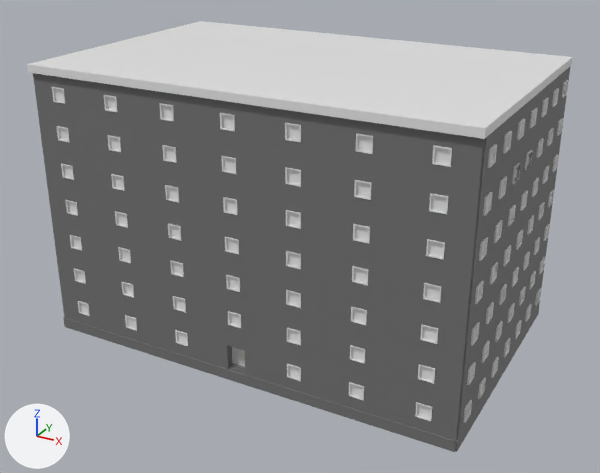
A saved change to the FBX model OSB3D/Assets/Prefabs/Import/Buildings/BCS40_F07_01.fbx.
Both versions are drawn from a camera (50 mm lens) standing at (67.0, -103.6, 40.7) and looking at (32.8, -41.5, 9.7). Every picture has the same lights, and +X, +Y and +Z are marked at lower left.

Names of what the first picture shows: 'BCS40_F07_01'.
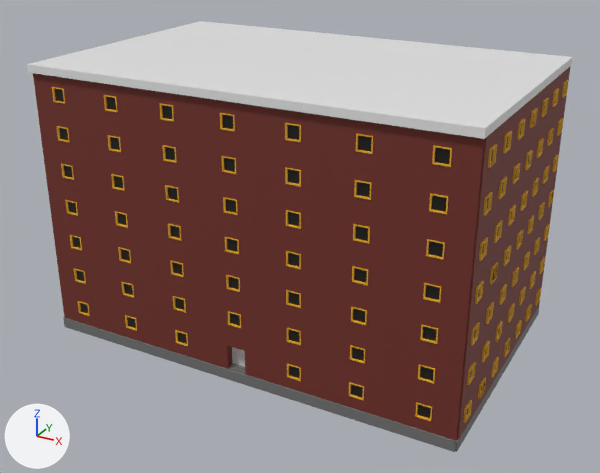
The change, as a diff of the scene's bpy script:
```diff
--- a/OSB3D/Assets/Prefabs/Import/Buildings/BCS40_F07_01.fbx.py
+++ b/OSB3D/Assets/Prefabs/Import/Buildings/BCS40_F07_01.fbx.py
@@ mat_facade_005 @@
 mat_facade_005 = principled_material('Facade.005')
-mat_facade_005.base_color = (0.168, 0.168, 0.168)  # grey #727272
+mat_facade_005.base_color = (0.168, 0.0275, 0.0189)  # dark red #722e25
 mat_facade_005.roughness = 0.701
@@ mat_frame_005 @@
 mat_frame_005 = principled_material('Frame.005')
-mat_frame_005.base_color = (0.8, 0.8, 0.8)  # white #e7e7e7
+mat_frame_005.base_color = (0.8, 0.401, 0.0105)  # yellow #e7aa1a
@@ mat_windowglass_005 @@
 mat_windowglass_005 = principled_material('WindowGlass.005')
-mat_windowglass_005.base_color = (0.8, 0.8, 0.8)  # white #e7e7e7
+mat_windowglass_005.base_color = (0.00655, 0.00655, 0.00655)  # black #131313
 mat_windowglass_005.roughness = 0.4
```

Pixel boxes (x1, y1, x2, y2) of what changed, in the pictures (600 x 473 px):
'BCS40_F07_01', recoloured
    both: (31, 65, 571, 443)
